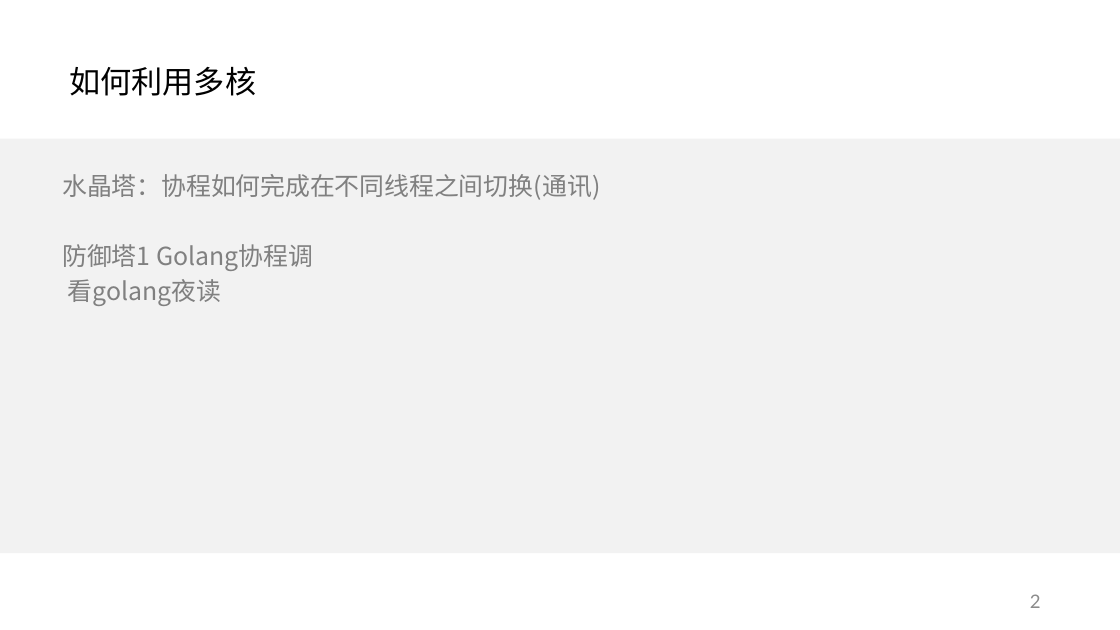
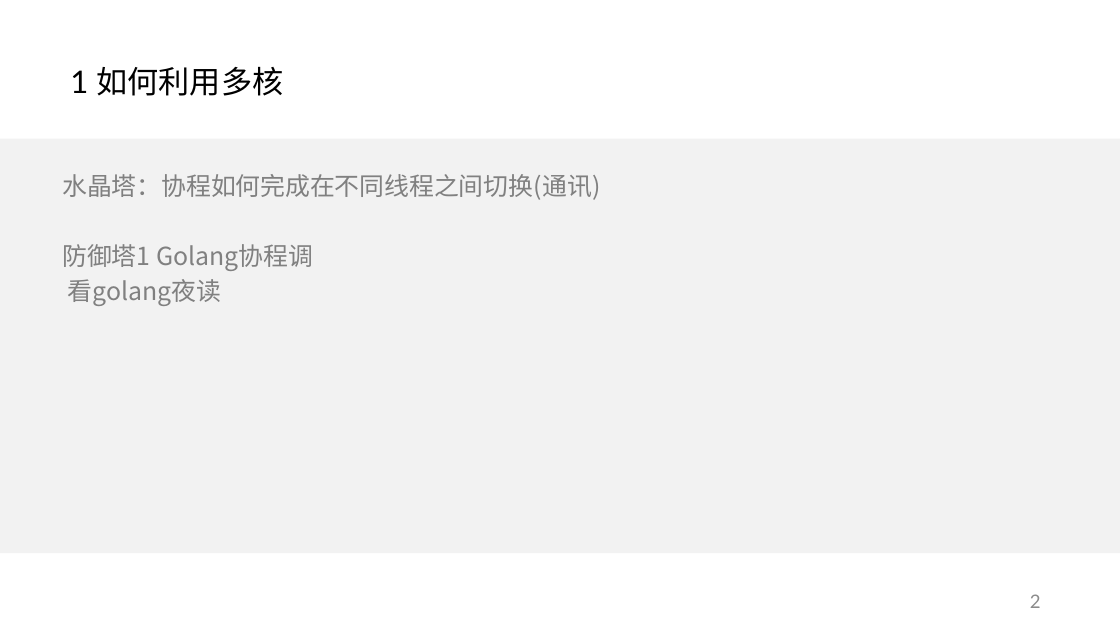
Before and after one commit to wangcy6/weekly, a slide deck: slide 3 of KM/todo/2019_system.pptx. Drawn at 1120x630 pixels with LibreOffice and Linux fonts; fonts in the diff are those of the drawing; background and template pictures are left out. Boxes give left, top, right and bottom in pixels: in the first picture for what was removed or moved away, otherwise in the second. Text is boxed around its words. In the diff, an @@ line names an element or a change of style, - is before the commit and + after.

```diff
--- a/KM/todo/2019_system.pptx
+++ b/KM/todo/2019_system.pptx
@@ title at <box>70,67,283,96</box>: text changed @@
-如何利用多核
+1 如何利用多核
```
Also in this commit, not shown: 1 other slide changed, 34 other files.
